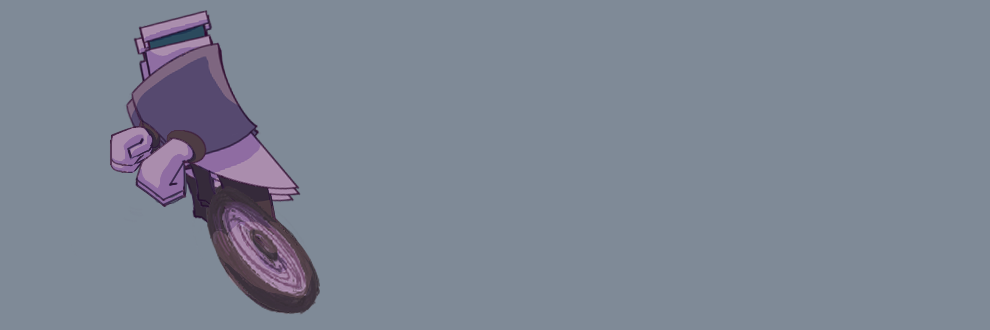
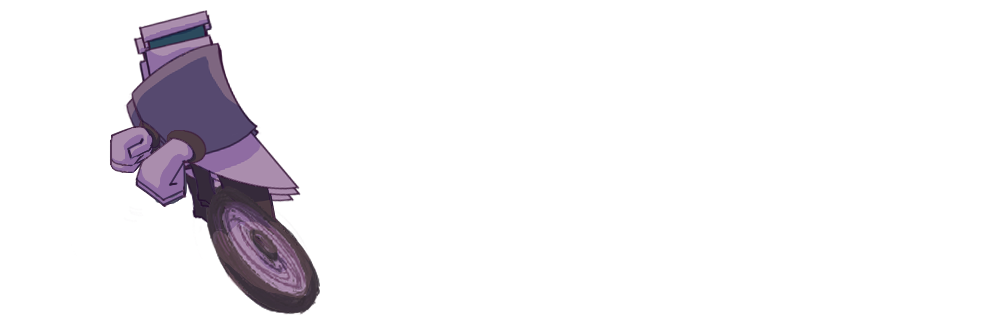
Layered file, before and after one edit (990×330). Changes by layer:
hid "Background" over [0, 0, 990, 330]
